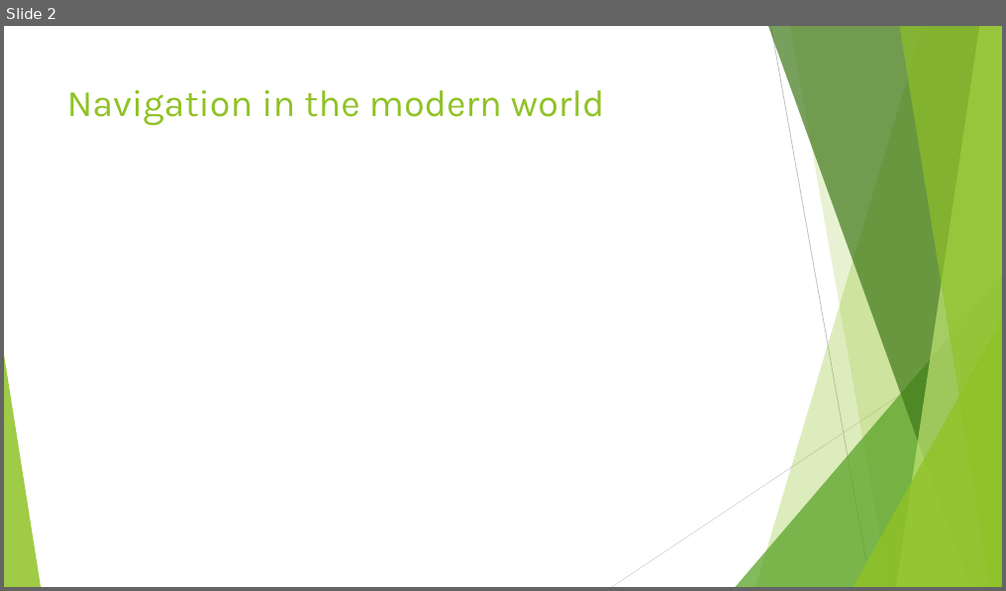
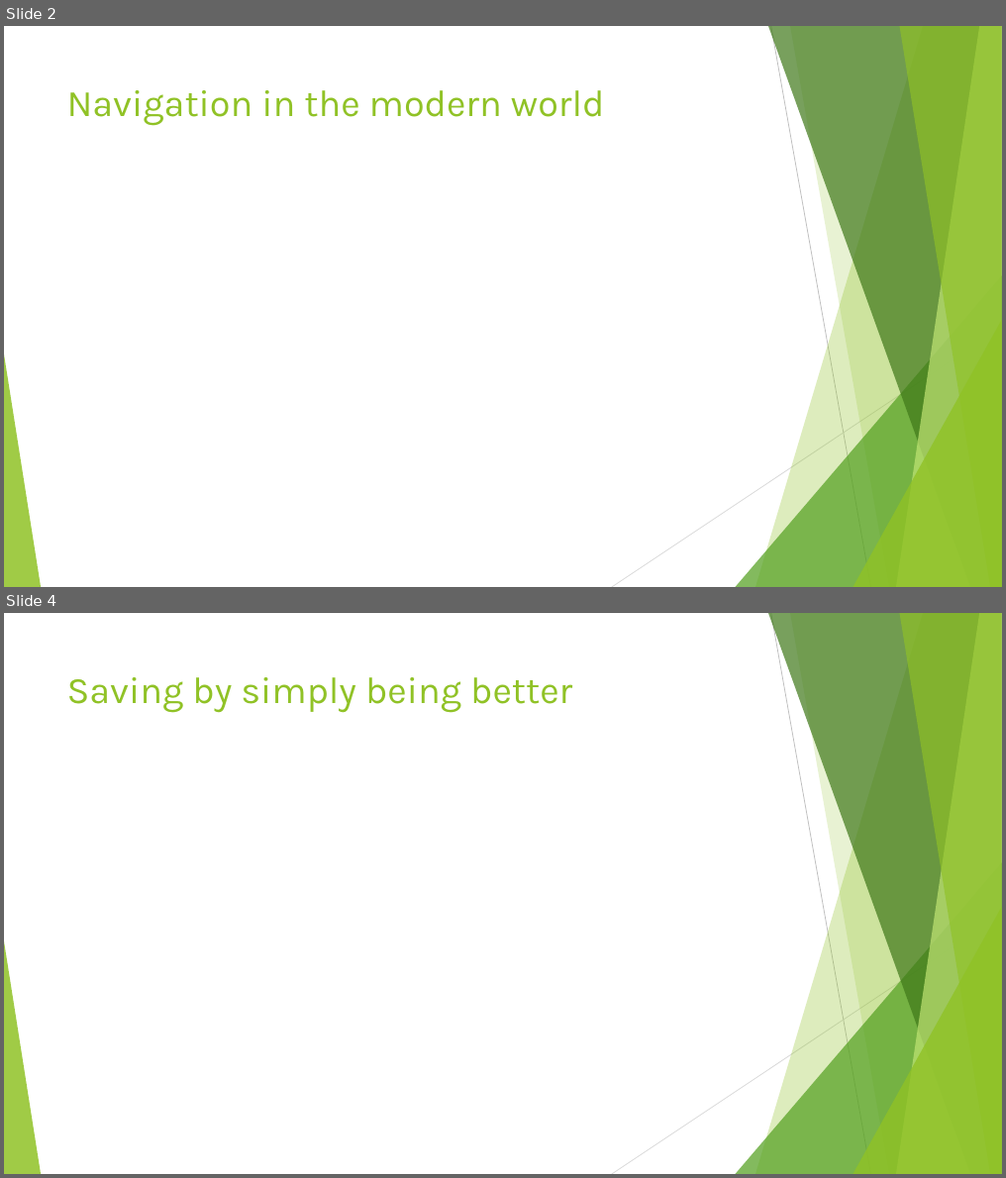
Before and after one commit to VlaStudy/ModelMapping, a slide deck: SustainabilityInNavigationPresentation.pptx. Shown one above the other, each under a label of ours: slide 2 before the commit, slides 2 and 4 after it; the slides between them are not shown. The pictures are 1006x591 and 1006x1178 pixels, drawn with LibreOffice and Linux fonts; fonts in the diff are those of the drawing. Boxes give left, top, right and bottom in pixels: in the first picture for what was removed or moved away, otherwise in the second. Text is boxed around its words. In the diff, an @@ line names an element or a change of style, - is before the commit and + after.

```diff
--- a/SustainabilityInNavigationPresentation.pptx
+++ b/SustainabilityInNavigationPresentation.pptx
@@ slide 4 added at <box>4,613,1002,1174</box>, background #FFFFFF; not listed: 10 template elements that a slide beside it also shows @@
@@ title added at <box>67,677,572,713</box>, 36 pt, text #90C226 @@
+Saving by simply being better
```
Also in this commit, not shown: 6 other slides added, 3 slides removed, 3 other files.
